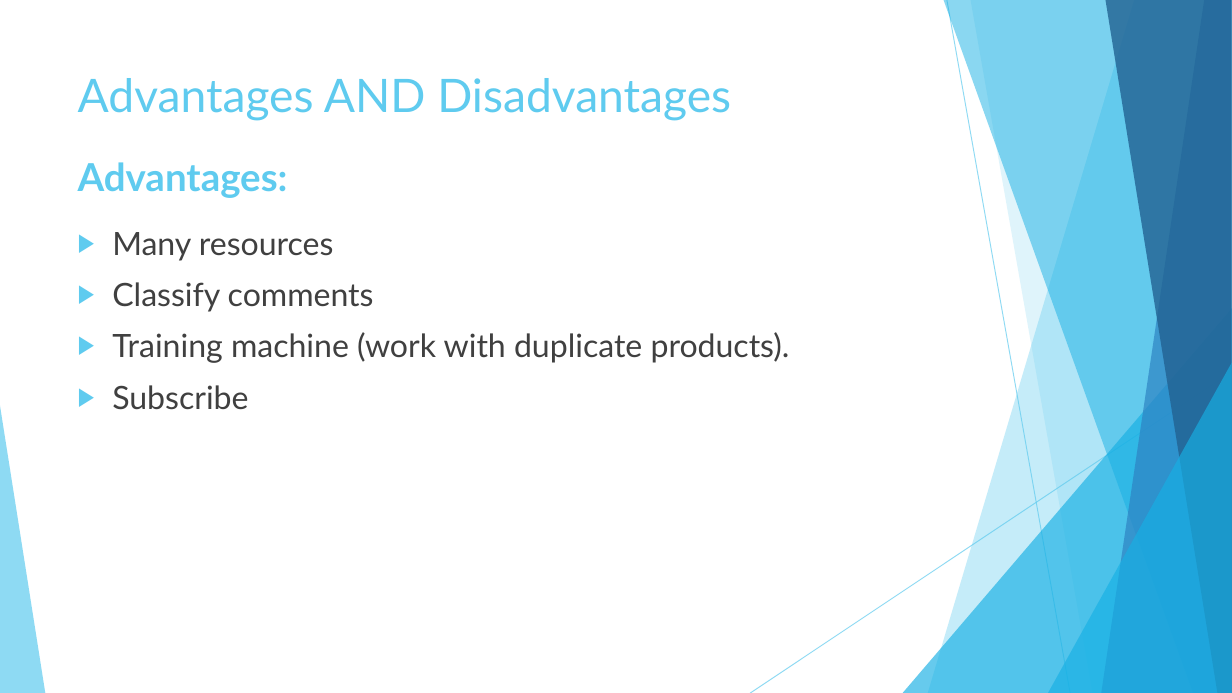
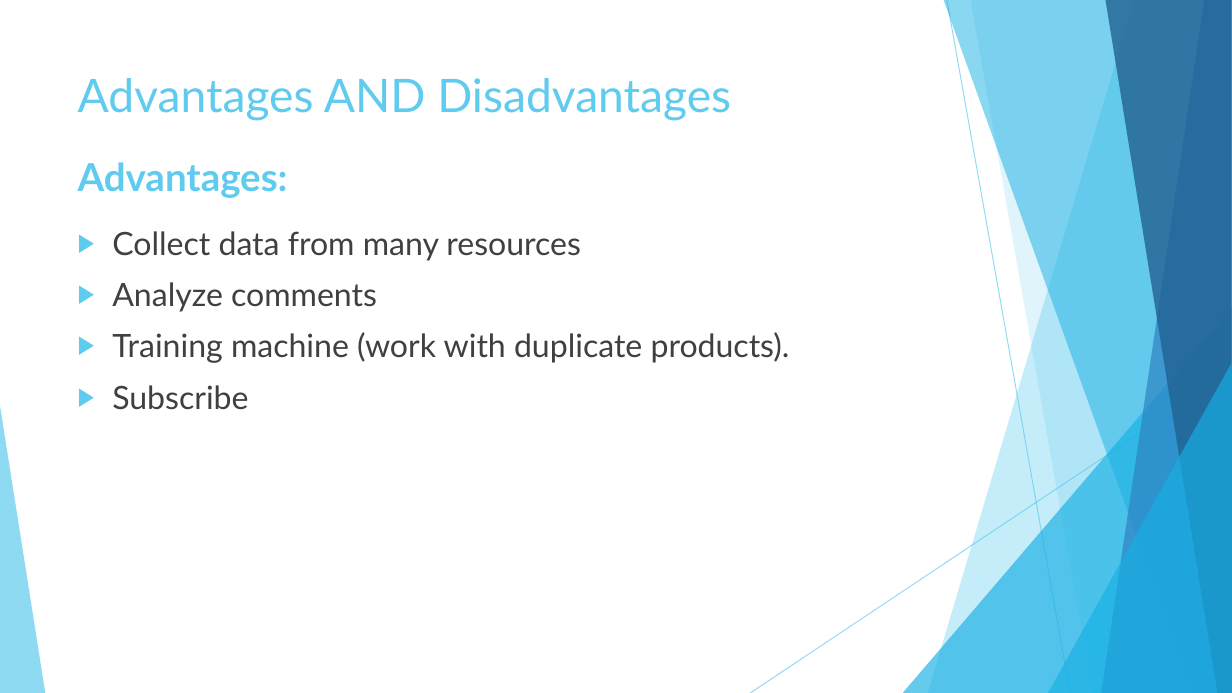
Before and after one commit to minhchau273/LaptopReview, a slide deck: slide 36 of Reports/LRA.pptx. Drawn at 1232x693 pixels with LibreOffice and Linux fonts; fonts in the diff are those of the drawing. Boxes give left, top, right and bottom in pixels: in the first picture for what was removed or moved away, otherwise in the second. Text is boxed around its words. In the diff, an @@ line names an element or a change of style, - is before the commit and + after.

```diff
--- a/Reports/LRA.pptx
+++ b/Reports/LRA.pptx
@@ text at <box>112,231,581,312</box>: text changed @@
-▶ Many resources
-▶ Classify comments
+▶ Collect data from many resources
+▶ Analyze comments
```
Also in this commit, not shown: 1 other slide changed.
